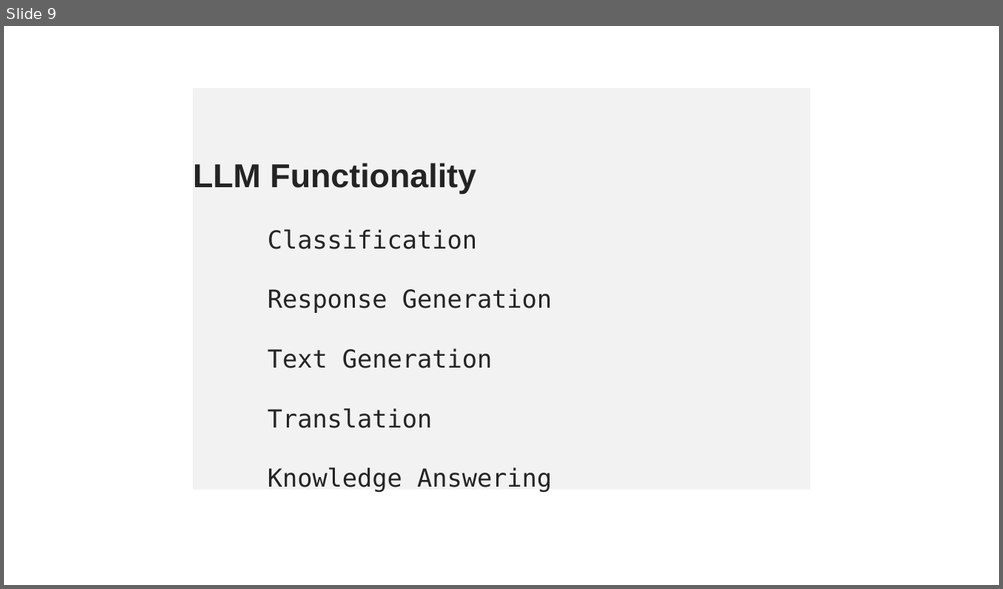
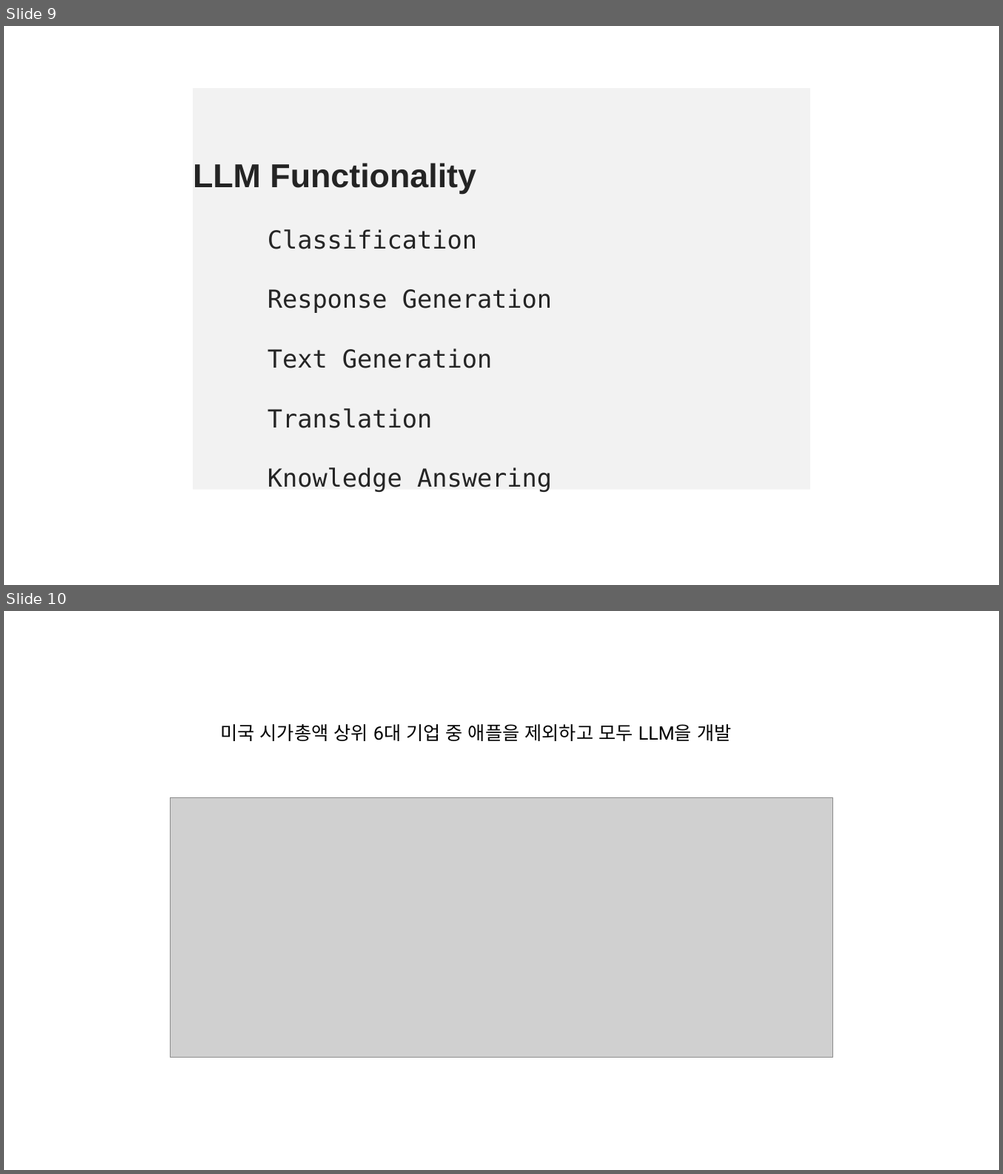
Before and after one commit to MigoJJ/AI_2023.07, a slide deck: AI_05_LLM large language mosels.pptx. Shown one above the other, each under a label of ours: slide 9 before the commit, slides 9 and 10 after it. The pictures are 1003x589 and 1003x1174 pixels, drawn with LibreOffice and Linux fonts; fonts in the diff are those of the drawing; grey boxes stand for pictures. Boxes give left, top, right and bottom in pixels: in the first picture for what was removed or moved away, otherwise in the second. Text is boxed around its words. In the diff, an @@ line names an element or a change of style, - is before the commit and + after.

Commit message:
Add files via upload
2023.0720

```diff
--- a/AI_05_LLM large language mosels.pptx
+++ b/AI_05_LLM large language mosels.pptx
@@ slide 10 added at [4, 611, 999, 1170], background #FFFFFF @@
@@ text added at [220, 724, 731, 741], 18 pt, text #000000 @@
+미국 시가총액 상위 6대 기업 중 애플을 제외하고 모두 LLM을 개발
@@ picture added at [170, 798, 833, 1058] @@
```
